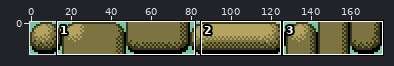
File history of a sprite sheet, graphics/object_events/pics/misc/pushable_boulders.png. Above, an overview of the earlier version with the close-up marked.
Close-up. First the earlier version:
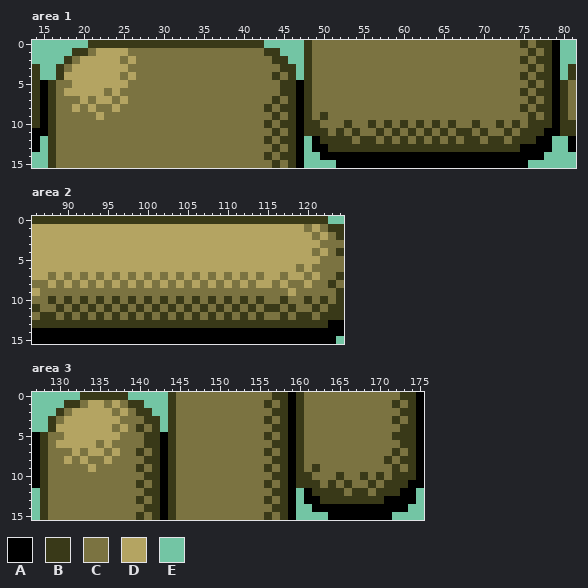
The file is 176x16 pixels. Shown: area 1: x 14..81, y 0..15; area 2: x 86..124, y 0..15; area 3: x 127..175, y 0..15.
Palette (. is transparent): A #000000  B #393918  C #7b7341  D #b4a462  E #73c5a4
Pixels before, area 1, first column x 14:
 0 EEEEEEEBBBBBBBBBBBBBBBBBBBBBBEEEEEBCCCCCCCCCCCCCCCCCCCCCCCCCCBCBBAEE
 1 EEEEEBBCDDDDCCCCCCCCCCCCCCCCCBBEEEBCCCCCCCCCCCCCCCCCCCCCCCCCCCBCBAEE
 2 EEEEBCDDDDDCDCCCCCCCCCCCCCCCCCBBEEBCCCCCCCCCCCCCCCCCCCCCCCCCCBCBBAEE
 3 BEEBCDDDDDDDCCCCCCCCCCCCCCCCCCCBBEBCCCCCCCCCCCCCCCCCCCCCCCCCCCBCBAEB
 4 BEEBDDDDDDDCDCCCCCCCCCCCCCCCCCBCBEBCCCCCCCCCCCCCCCCCCCCCCCCCCBCBBAEB
 5 BABCCDDDDDDDCCCCCCCCCCCCCCCCCCCBBABCCCCCCCCCCCCCCCCCCCCCCCCCCCBCBABC
 6 BABCDDDDDCDCCCCCCCCCCCCCCCCCCCCBBABCCCCCCCCCCCCCCCCCCCCCCCCCCBCBBABC
 7 BABCCCDCDDCDCCCCCCCCCCCCCCCCCCBCBABCCCCCCCCCCCCCCCCCCCCCCCCCCCBCBABC
 8 BABCCDCDCCDCCCCCCCCCCCCCCCCCCBCBBABCCCCCCCCCCCCCCCCCCCCCCCCCCBCBBABC
 9 BABCCCCCDCCCCCCCCCCCCCCCCCCCCCBCBABCBCCCCCCCCCCCCCCCCCCCCCCCCCBCBABC
10 BABCCCCCCCCCCCCCCCCCCCCCCCCCCBCBBABBCCCBCCBCBCBCBCBCBCCBCCBCBCBBBABB
11 AABCCCCCCCCCCCCCCCCCCCCCCCCCCCBCBABBBCBCBCCBCBCBCBCBCBBCBCCBCBBBAABB
12 AEBCCCCCCCCCCCCCCCCCCCCCCCCCCBCBBAEABBBBCBBCBCBCBCBCBCBBCBBCBBBAAEEA
13 AEBCCCCCCCCCCCCCCCCCCCCCCCCCCCBCBAEAABBBBBBBBBBBBBBBBBBBBBBBBAAAAEEA
14 EEBCCCCCCCCCCCCCCCCCCCCCCCCCCBCBBAEEAAAAAAAAAAAAAAAAAAAAAAAAAAAAEEEE
15 EEBCCCCCCCCCCCCCCCCCCCCCCCCCCCBCBAEEEEAAAAAAAAAAAAAAAAAAAAAAAAEEEEEE
Pixels before, area 2, first column x 86:
 0 BBBBBBBBBBBBBBBBBBBBBBBBBBBBBBBBBBBBBEE
 1 DDDDDDDDDDDDDDDDDDDDDDDDDDDDDDDDDDCDCBB
 2 DDDDDDDDDDDDDDDDDDDDDDDDDDDDDDDDDDDCDCB
 3 DDDDDDDDDDDDDDDDDDDDDDDDDDDDDDDDDDDDCCC
 4 DDDDDDDDDDDDDDDDDDDDDDDDDDDDDDDDDDDCDCB
 5 DDDDDDDDDDDDDDDDDDDDDDDDDDDDDDDDDDDDCCC
 6 DDDDDDDDDDDDDDDDDDDDDDDDDDDDDDDDDCDCCCC
 7 DDCDCDCDCDCDCDCDCDCDCDCDCDCDCDDCDDCDCCB
 8 CCDCDCDCDCDCDCDCDCDCDCDCDCDCDDCDCCDCCBC
 9 DCCCCCCCCCCCCCCCCCCCCCCCCCCCCCCCDCCCCCB
10 CCBCBCBCBCBCBCBCBCBCBCBCBCBCBCCBCCBCBCB
11 BCCBCBCBCBCBCBCBCBCBCBCBCBCBCBBCBCCBCBB
12 CBBCBCBCBCBCBCBCBCBCBCBCBCBCBCCBCBBCBBB
13 BBBBBBBBBBBBBBBBBBBBBBBBBBBBBBBBBBBBBAA
14 AAAAAAAAAAAAAAAAAAAAAAAAAAAAAAAAAAAAAAA
15 AAAAAAAAAAAAAAAAAAAAAAAAAAAAAAAAAAAAAAE
Pixels before, area 3, first column x 127:
 0 EEEEEEBBBBBBEEEEEBCCCCCCCCCCCCBBABCCCCCCCCCCCCBBA
 1 EEEEBBCDDCDCBBEEEBCCCCCCCCCCCBCBABCCCCCCCCCCCBCBA
 2 EEEBCDDDDDCDCBBEEBCCCCCCCCCCCCBBABCCCCCCCCCCCCBBA
 3 EEBCDDDDDDDCCCBBEBCCCCCCCCCCCBCBABCCCCCCCCCCCBCBA
 4 EEBDDDDDDDCDCBCBEBCCCCCCCCCCCCBBABCCCCCCCCCCCCBBA
 5 ABCCDDDDDDDCCCBBABCCCCCCCCCCCBCBABCCCCCCCCCCCBBBA
 6 ABCDDDDDCDCCCCBBABCCCCCCCCCCCCBBABCCCCCCCCCCCCBBA
 7 ABCCCDCDDCDCCBCBABCCCCCCCCCCCBCBABCCCCCCCCCCCBCBA
 8 ABCCDCDCCDCCCCBBABCCCCCCCCCCCCBBABCCCCCCCCCCBCBBA
 9 ABCCCCCDCCCCCBCBABCCCCCCCCCCCBCBABCBCCCCCCCCCBCBA
10 ABCCCCCCCCCCCCBBABCCCCCCCCCCCCBBABBCCCBCCBCBCBBBA
11 ABCCCCCCCCCCCBCBABCCCCCCCCCCCBCBABBBCBCBCCBCBBBAA
12 EBCCCCCCCCCCCCBBABCCCCCCCCCCCCBBAEABBBBCBBCBBBAAE
13 EBCCCCCCCCCCCBCBABCCCCCCCCCCCBCBAEAABBBBBBBBAAAAE
14 EBCCCCCCCCCCCCBBABCCCCCCCCCCCCBBAEEAAAAAAAAAAAAEE
15 EBCCCCCCCCCCCBCBABCCCCCCCCCCCBCBAEEEEAAAAAAAAEEEE
New version:
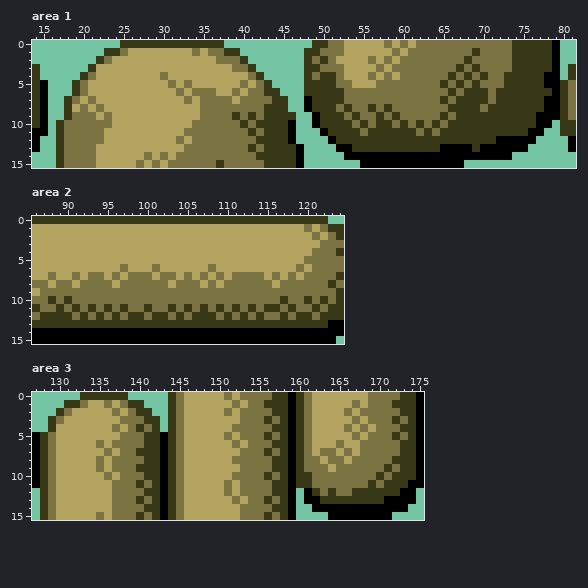
The edit:
Changed rows in their new state; - is an unchanged pixel.
Area 1:
first column x 16:
 0 -----EEEE-------------EEEEE-----EBB--DDDDD-D-D------------B-B---
 1 ---EEEEBBCDDDDDDDD-D--BBEEEEE----B---DDDDDD-D--------B----BB-B--
 2 --EEEEBC-D-DDDDDDDDDD---BEEEEE----B-DDDD-D-D--------B-----B-B---
 3 -EEEEB----DDDDDDDDDDDDD--BEEEEE--B---DDDD-D--------B-B----BB-B--
 4 -EEEBC---D-DDD-DDDDDDDDDD-BEEEE---BB-DDD-D-D------B-B-B--BB-B-A-
 5 EEEBC-----DDDDD-D-DDDDDD-D-BEEEE-BBB--DDD--------B-B-B---BBB-BA-
 6 EEEBC--D-DDDDDDD-D---DD-D--BBEEE-BBBB-------------B-BBB-BBB-B---
 7 EEB-----D-DDDDDDD-D----D-----BEEABBBB------------B-BBBB-BBBB-BA-
 8 EEB----D-DDDDDDDDDD---------B-EEABBB-B--B-B-------BBBB-BBBB-B-A-
 9 EEB-----DDDDDDDDDDD----B-B-B-B-EEA-BB-B--B-B-----B-BBBBBBBBB-AA-
10 EB------DDDDDDDDDD------B-B-B-AEEABBB--BCB---------BB-BB-B-B-AAE
11 EB-----DDDDDDDDDD--------B-B-BAEEEAB-B--B-B-B-----B--B-BB-B-AAEE
12 EB-----DDDDDDDDD-D--------B-B-AE-EEA--B--B-B-B-B-B-B--B-AAAAAEE-
13 EB----DDDDDDDDDDD--------B-B-B---EEEAA-----------AAAA-AAAAA-EEE-
14 EB----DDDDDD-D-D----------B-B-----EEE---------------------EEEE--
15 EB----DDDDD-D-D------B-----B-B------EEE-------------EEEEEEEE----
Area 2:
first column x 89:
 4 ---------------------------------C
 5 -------------------------------CC-
 6 --------C---C------C--------------
 7 -DCDC-----C---CDCDCDCDC-C--CDC--C-
 8 -CDC-C---C-C-CDC-CDCDC-C-CCDC--C--
 9 -----------------------------C----
10 ---C-C-C-C-C-C-C-C-C-C-C-C--------
11 ----------CBC---------------------
12 B---------BCB-----B---------------
Area 3:
first column x 130:
 0 ----------------DDDDD-D---------DDDDDDD-----
 1 ----------------DDDDDD-D---B----DDDDD-D----B
 2 ----------------DDDDD-D---------DDDD-D------
 3 ----------------DDDDDDD---------DDDDD-D-----
 4 ----------------DDDDDD----------DDDD-D-D----
 5 D---------------DDDDD-D---------DDDDD-D----C
 6 ----------------DDDDDD-D--------DDD-DD------
 7 DD-D-------B----DDDDDDD---------D--D-D----CB
 8 D-D-D-----------DDDDDD-----------D--D----CB-
 9 DDDD--D----B----DDDDDDD---CB----C-D------BCB
10 DDDDDD-D--------DDDDDD----BC-------C--C-----
11 DDDDDDD---------DDDDD-D---CB----C-C-C-------
12 DDDDDDD---------DDDDD-D----------C-C---B----
13 DDDDDDD---------DDDDDD-D--------------------
14 DDDDDDD---------DDDDDDD---------------------
15 DDDDD-D---------DDDDDDD---------------------
Changed places in both close-ups, as pixel boxes (x1, y1, x2, y2):
changed: (48, 40, 560, 168)
changed: (56, 248, 328, 320)
changed: (184, 392, 408, 520)
changed: (56, 432, 152, 520)
